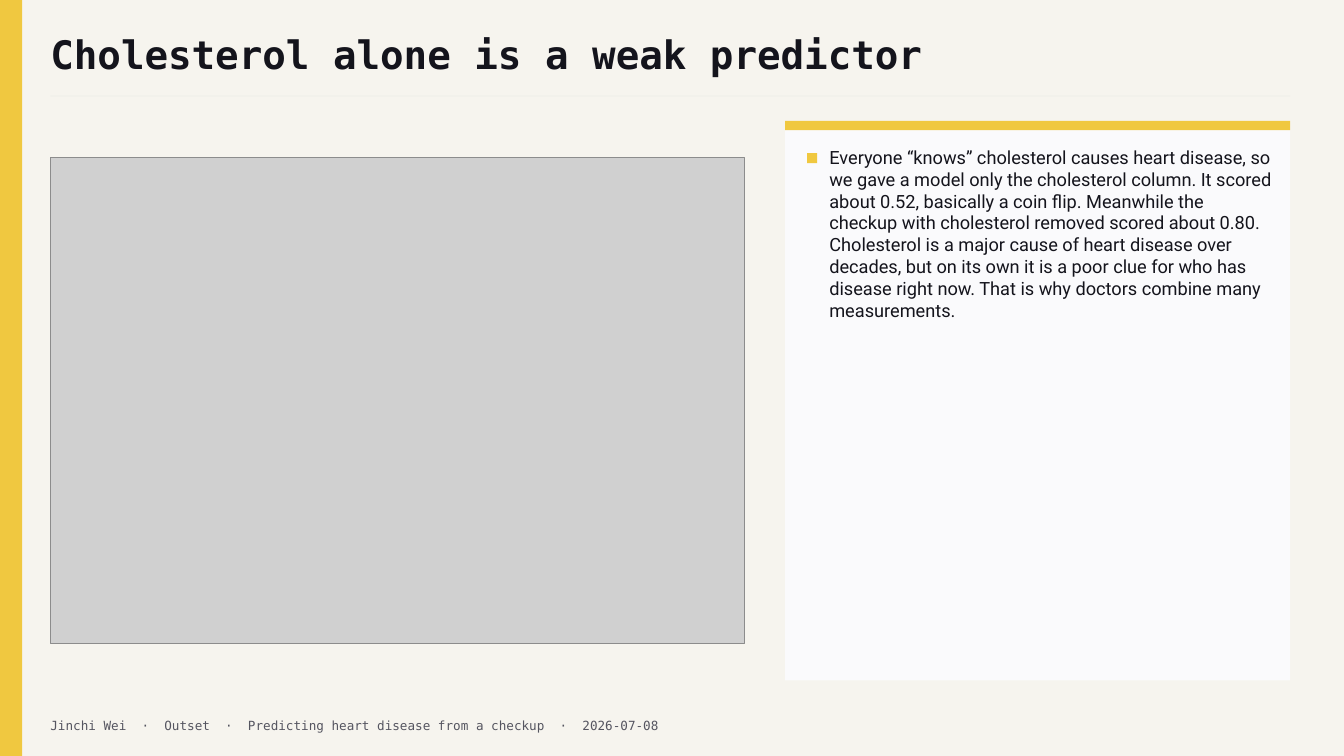
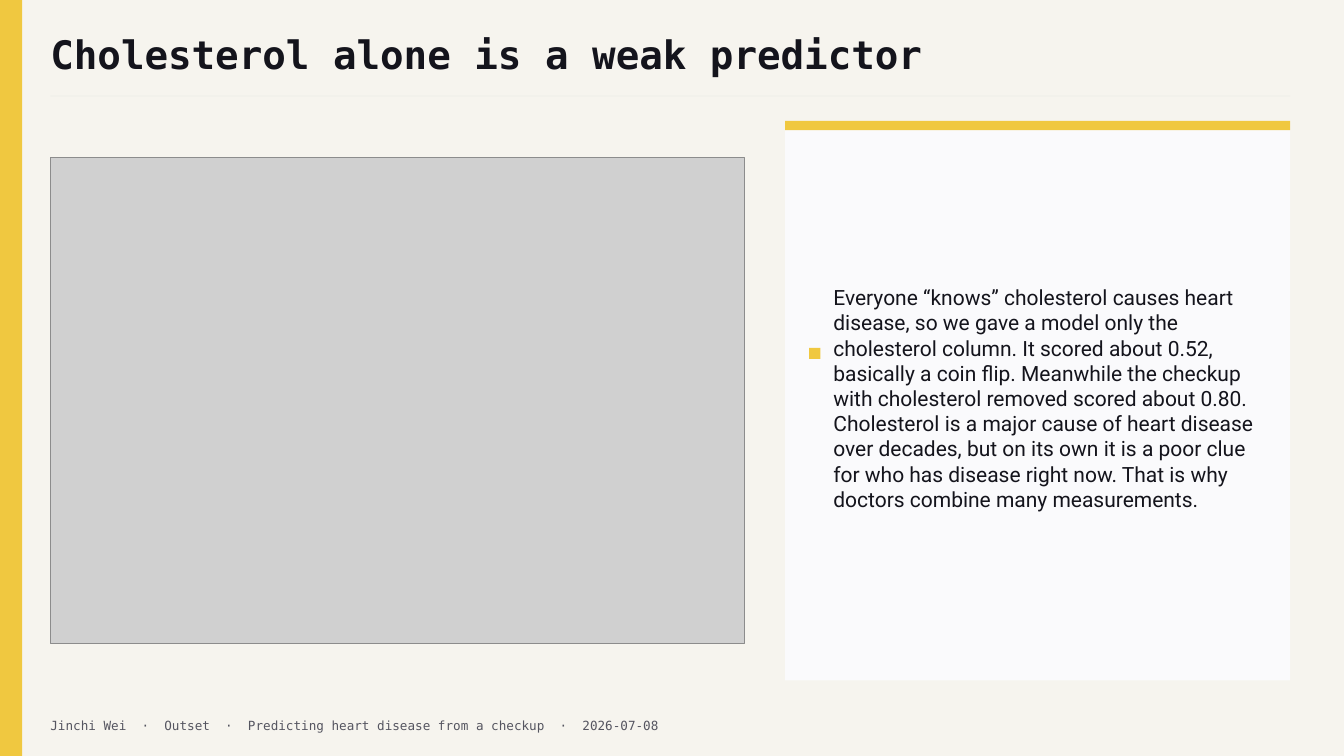
Before and after one commit to jinchiwei/outset-ai-healthcare, a slide deck: slide 10 of solutions/g5_heart/slides/g5_heart.pptx. Drawn at 1344x756 pixels with LibreOffice and Linux fonts; fonts in the diff are those of the drawing; grey boxes stand for pictures. Boxes give left, top, right and bottom in pixels: in the first picture for what was removed or moved away, otherwise in the second. Text is boxed around its words. In the diff, an @@ line names an element or a change of style, - is before the commit and + after.

```diff
--- a/solutions/g5_heart/slides/g5_heart.pptx
+++ b/solutions/g5_heart/slides/g5_heart.pptx
@@ text "Everyone “knows” cholesterol causes heart ..." at bbox=[833, 289, 1253, 512]: size 13 to 15 pt; vertical alignment top to middle @@
@@ rectangle: place and size @@
-rectangle at bbox=[808, 153, 818, 163]
+rectangle at bbox=[810, 348, 821, 359]
```
Also in this commit, not shown: 9 other slides changed, 3 other files.
